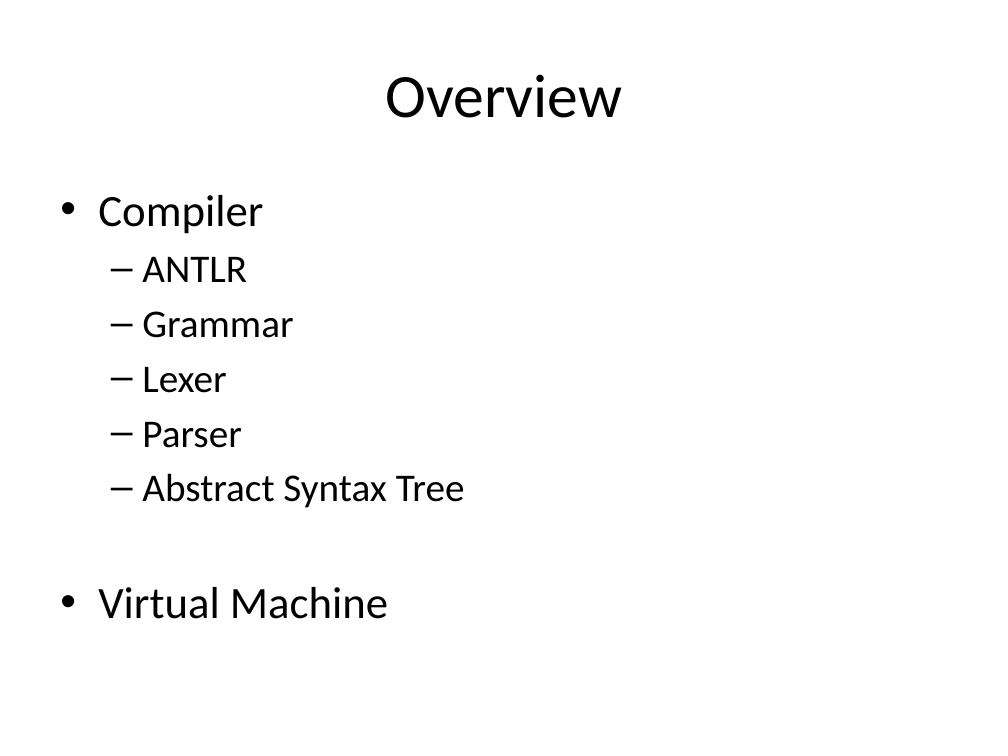
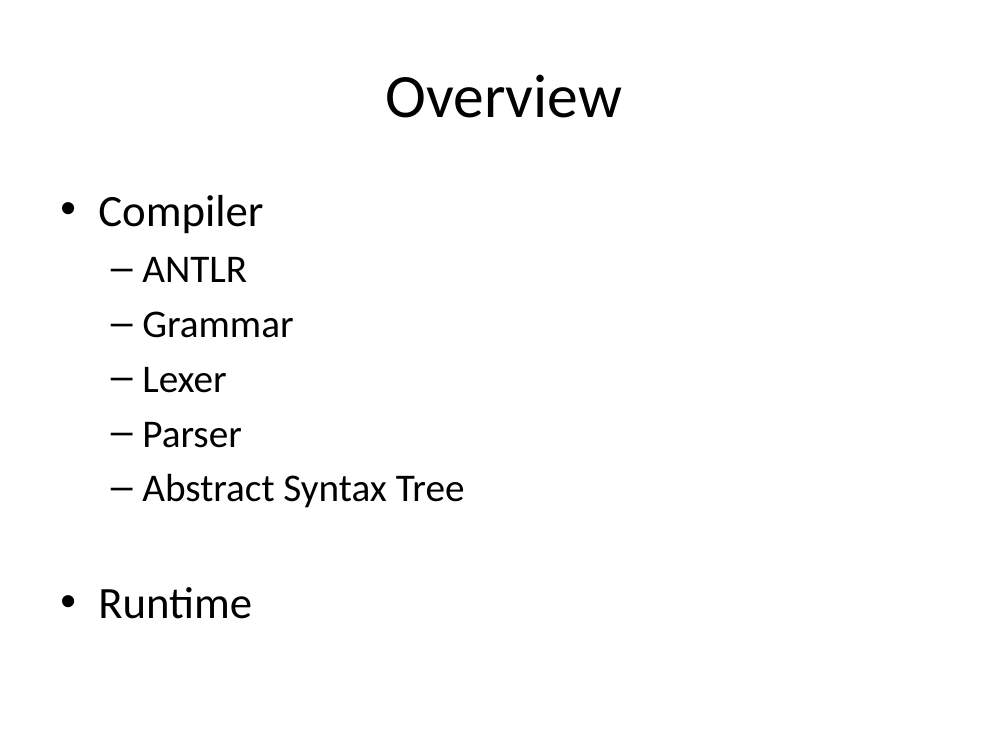
Before and after one commit to kazekagegaara/ramm, a slide deck: slide 2 of doc/Design.pptx. Drawn at 1008x756 pixels with LibreOffice and Linux fonts; fonts in the diff are those of the drawing. Boxes give left, top, right and bottom in pixels: in the first picture for what was removed or moved away, otherwise in the second. Text is boxed around its words. In the diff, an @@ line names an element or a change of style, - is before the commit and + after.

```diff
--- a/doc/Design.pptx
+++ b/doc/Design.pptx
@@ text at (x1=98, y1=587, x2=252, y2=619): text changed @@
-• Virtual Machine
+• Runtime
```
Also in this commit, not shown: 4 other slides changed.
